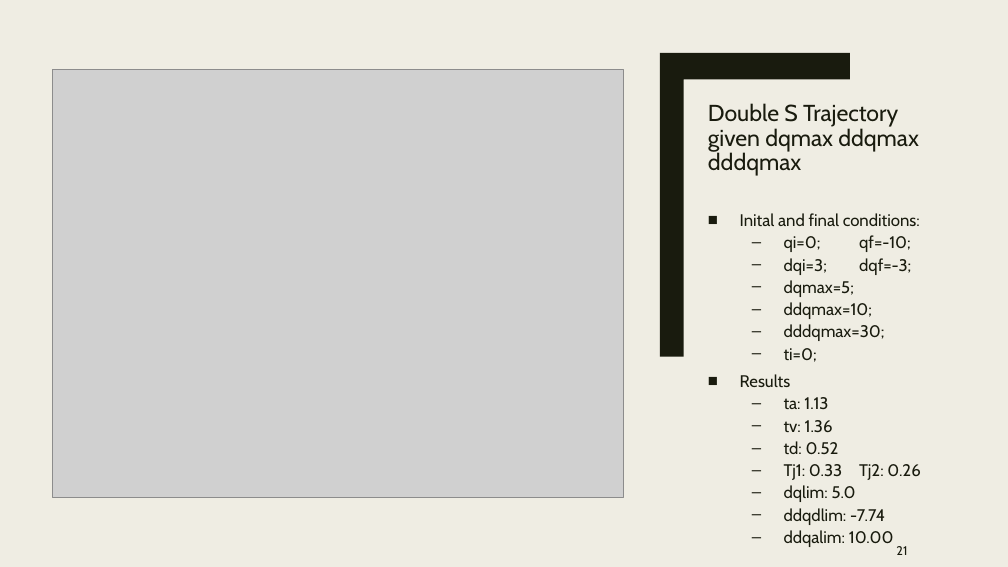
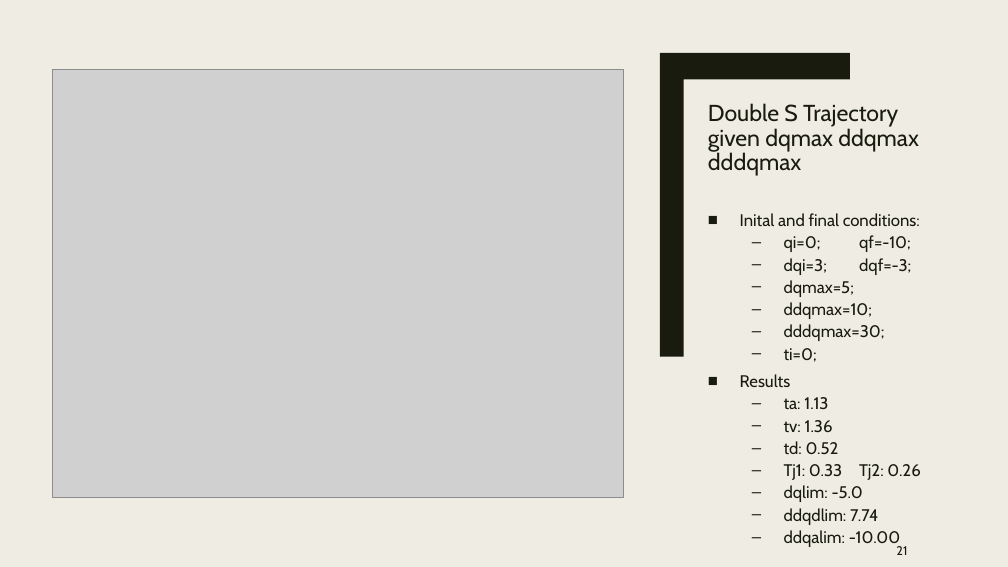
Before and after one commit to nicolamarchiotto/Robotics-Vision-and-Control, a slide deck: slide 21 of Homeworks/RVC_presentation.pptx. Drawn at 1008x567 pixels with LibreOffice and Linux fonts; fonts in the diff are those of the drawing; grey boxes stand for pictures. Boxes give left, top, right and bottom in pixels: in the first picture for what was removed or moved away, otherwise in the second. Text is boxed around its words. In the diff, an @@ line names an element or a change of style, - is before the commit and + after.

```diff
--- a/Homeworks/RVC_presentation.pptx
+++ b/Homeworks/RVC_presentation.pptx
@@ text at (x1=784, y1=485, x2=900, y2=547): text changed @@
-  – dqlim: 5.0
-  – ddqdlim: -7.74
-  – ddqalim: 10.00
+  – dqlim: -5.0
+  – ddqdlim: 7.74
+  – ddqalim: -10.00
```
Also in this commit, not shown: 11 other slides changed, 2 slides added, 2 slides removed, 47 other files.
